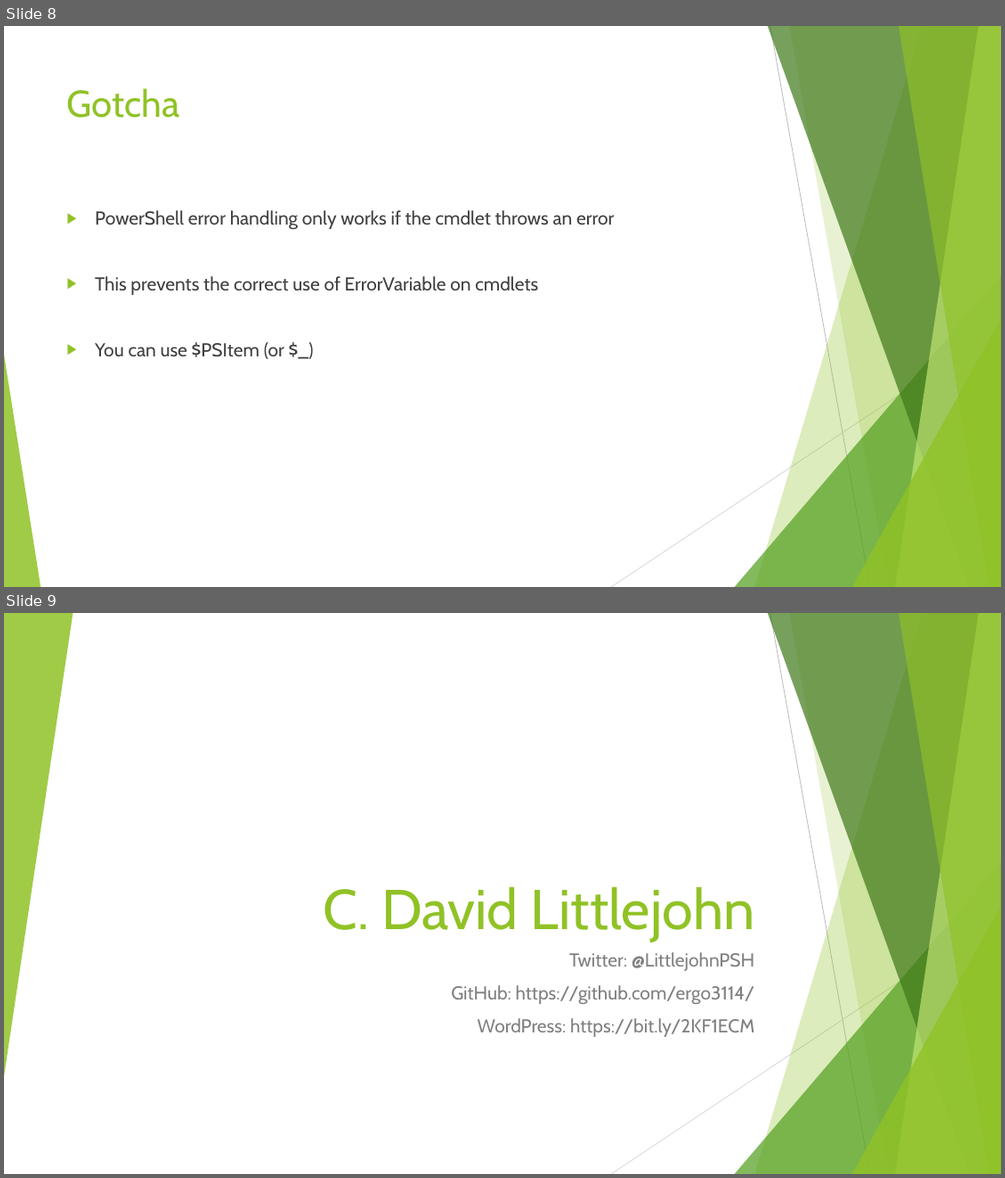
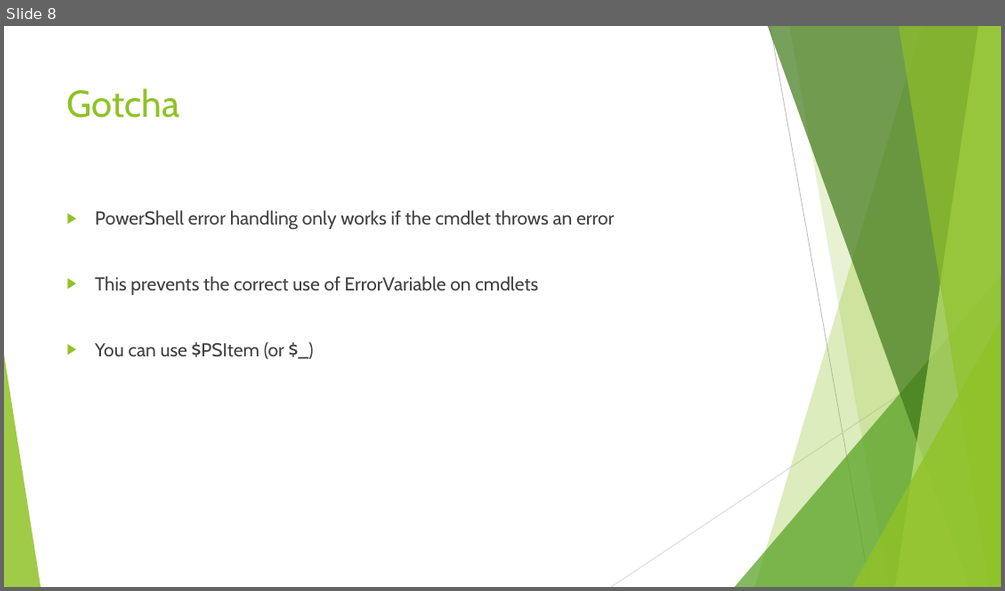
Before and after one commit to ergo3114/Error-Handling, a slide deck: ErrorHandling.pptx. Shown one above the other, each under a label of ours: slides 8 and 9 before the commit, slide 8 after it. The pictures are 1005x1178 and 1005x591 pixels, drawn with LibreOffice and Linux fonts; fonts in the diff are those of the drawing. Boxes give left, top, right and bottom in pixels: in the first picture for what was removed or moved away, otherwise in the second. Text is boxed around its words. In the diff, an @@ line names an element or a change of style, - is before the commit and + after.

Commit message:
Updates to pptx around references and twitter

```diff
--- a/ErrorHandling.pptx
+++ b/ErrorHandling.pptx
@@ slide 9 removed at (x1=4, y1=613, x2=1001, y2=1174), background #FFFFFF; not listed: 9 template elements that a slide beside it also shows @@
@@ triangle removed at (x1=4, y1=613, x2=73, y2=1077) @@
@@ title removed at (x1=323, y1=886, x2=755, y2=941) @@
-C. David Littlejohn
@@ subtitle removed at (x1=451, y1=952, x2=755, y2=1037) @@
-Twitter: @LittlejohnPSH
-GitHub: https://github.com/ergo3114/
-WordPress: https://bit.ly/2KF1ECM
```
Also in this commit, not shown: 2 slides changed, 1 slide added, 1 other file.
